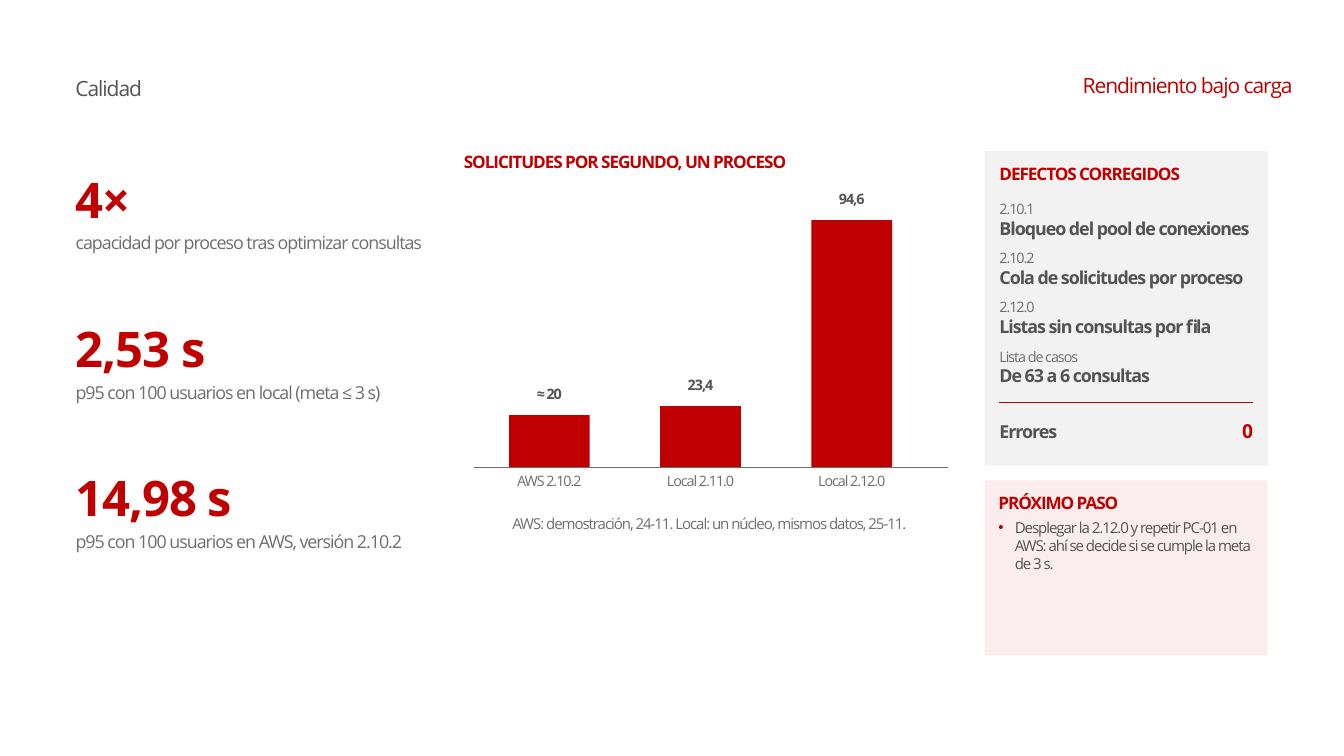
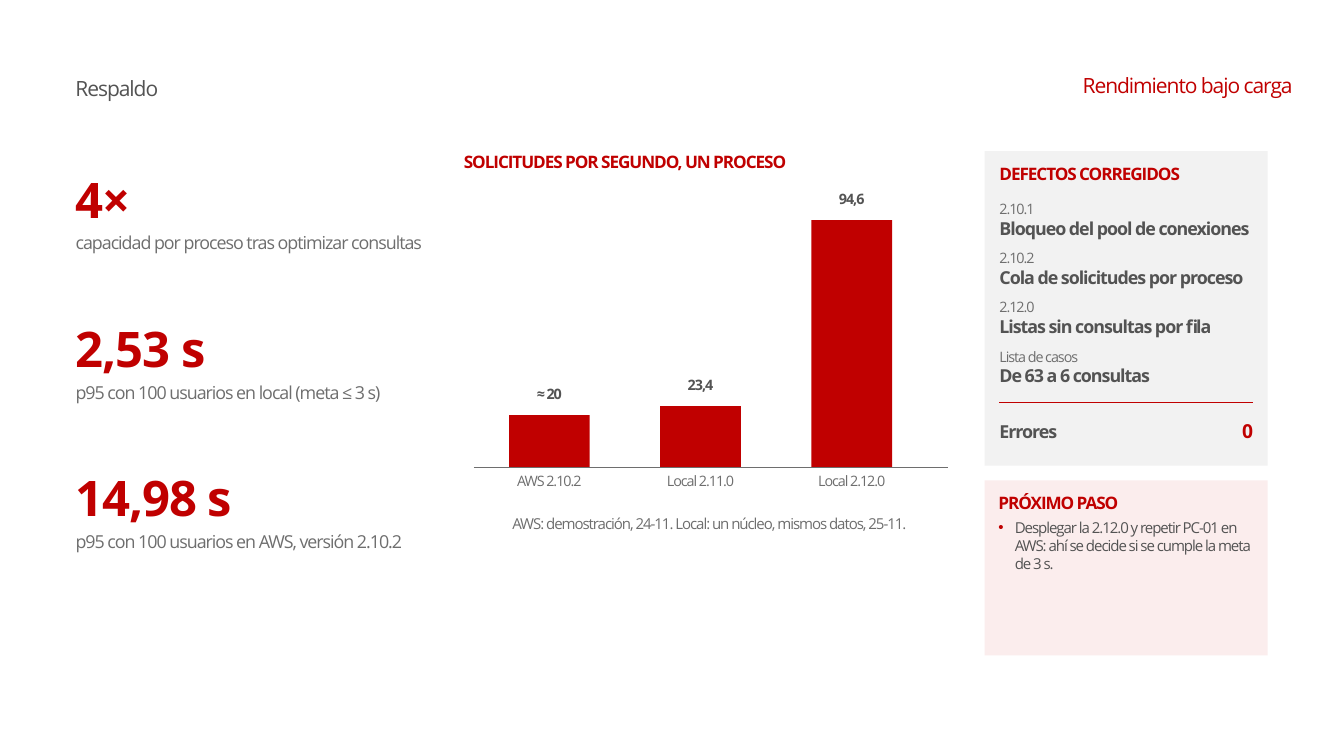
Before and after one commit to conEFE/Proyecto-Aurora, a slide deck: slide 20 of docs/informe_final/presentacion/Presentacion_Aurora_Informe_Final.pptx (slide 9 before the commit). Drawn at 1344x756 pixels with LibreOffice and Linux fonts; fonts in the diff are those of the drawing; background and template pictures are left out. Boxes give left, top, right and bottom in pixels: in the first picture for what was removed or moved away, otherwise in the second. Text is boxed around its words. In the diff, an @@ line names an element or a change of style, - is before the commit and + after.

```diff
--- a/docs/informe_final/presentacion/Presentacion_Aurora_Informe_Final.pptx
+++ b/docs/informe_final/presentacion/Presentacion_Aurora_Informe_Final.pptx
@@ text at (x1=75, y1=80, x2=158, y2=101): text changed @@
-Calidad
+Respaldo
```
Also in this commit, not shown: 10 other slides changed, 12 slides added, 2 other files.
